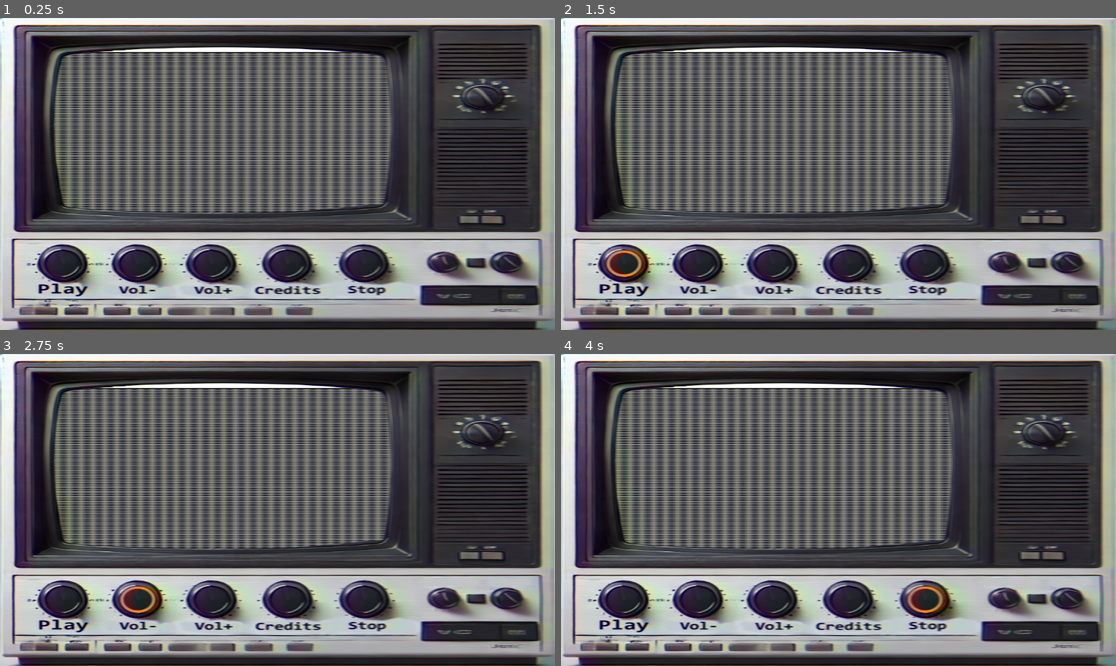
Above: before the commit, frames 1-4 (two rows, left to right).
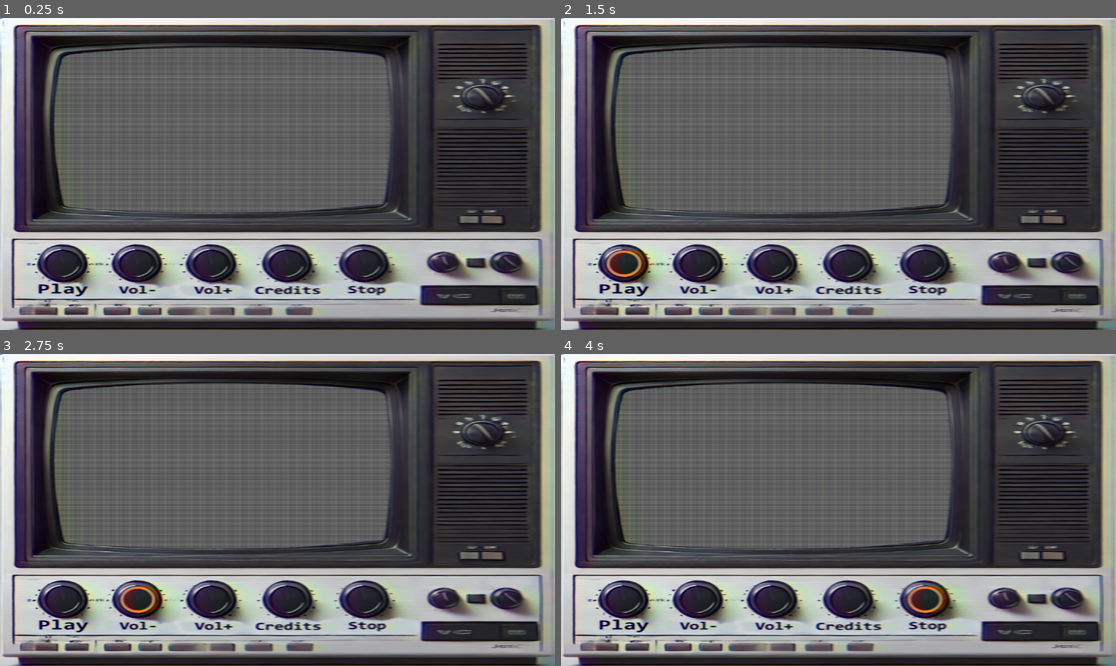
Above: after the commit, the same moments.

Repository: Ciasne14/SteelWorks3
Game: Godot game, scene res://Scenes/main_scene.tscn
Two runs of this game, one before a commit and one after it. Both use one fixed random seed, a clock stepped at 60 frames per second and the inputs below.
Inputs (mouse positions are in pixels of both pictures, inside the frame that each line leads up to):
- Up to frame 1 (0.25 s): no input
- Up to frame 2 (1.5 s): click (622, 264) at 0.5 s; click (622, 264) at 1.25 s
- Up to frame 3 (2.75 s): click (138, 600) at 2 s
- Up to frame 4 (4 s): click (771, 600) at 2.75 s; click (921, 600) at 3.5 s

The runs differ from the first frame. In frame 1, 13% of the frame differs, in the area x 9-71%, y 9-63%; in frame 2, 13%; in frame 3, 13%; in frame 4, 13%.
Error in both runs: Attempt to call function 'play' in base 'null instance' on a null instance. (res://Scenes/main_scene.gd:101)

Commit message:
backgroun

Diff:
--- a/Scenes/main_scene.tscn
+++ b/Scenes/main_scene.tscn
@@ -2,7 +2,7 @@
 
 [ext_resource type="Script" path="res://Scenes/main.gd" id="1_d111u"]
 [ext_resource type="Texture2D" uid="uid://b4dhcxhbjudfa" path="res://tv.png" id="1_ya67x"]
-[ext_resource type="Texture2D" uid="uid://qvpqih0b1vkp" path="res://OldComputer.png" id="2_2jry2"]
+[ext_resource type="Texture2D" uid="uid://c8u0u8gxitlm1" path="res://Images/Backgound.png" id="3_3l3p7"]
 [ext_resource type="Script" path="res://Scenes/main_scene.gd" id="3_fj4oy"]
 [ext_resource type="Material" uid="uid://gu6wpty15hva" path="res://MaterialShaders/VHSShaderMaterial.tres" id="4_sbcsv"]
 [ext_resource type="Texture2D" uid="uid://drt8jlsrokyee" path="res://button.png" id="5_oexas"]
@@ -43,7 +43,7 @@
 offset_bottom = -0.240021
 grow_horizontal = 2
 grow_vertical = 2
-texture = ExtResource("2_2jry2")
+texture = ExtResource("3_3l3p7")
 expand_mode = 1
 script = ExtResource("3_fj4oy")
 
Binary file added: Images/Backgound.png
Not shown, added: Images/Backgound.png.import
